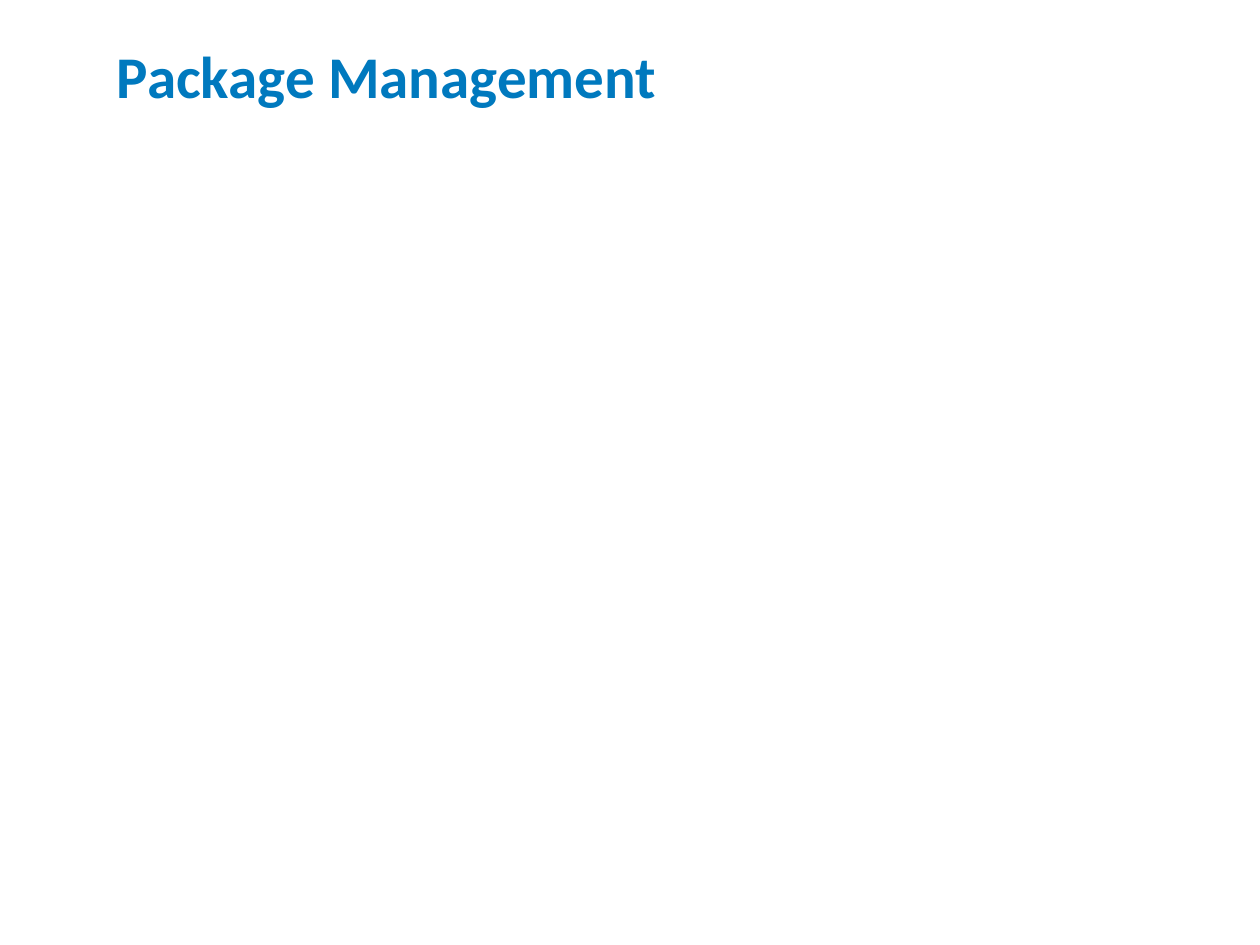
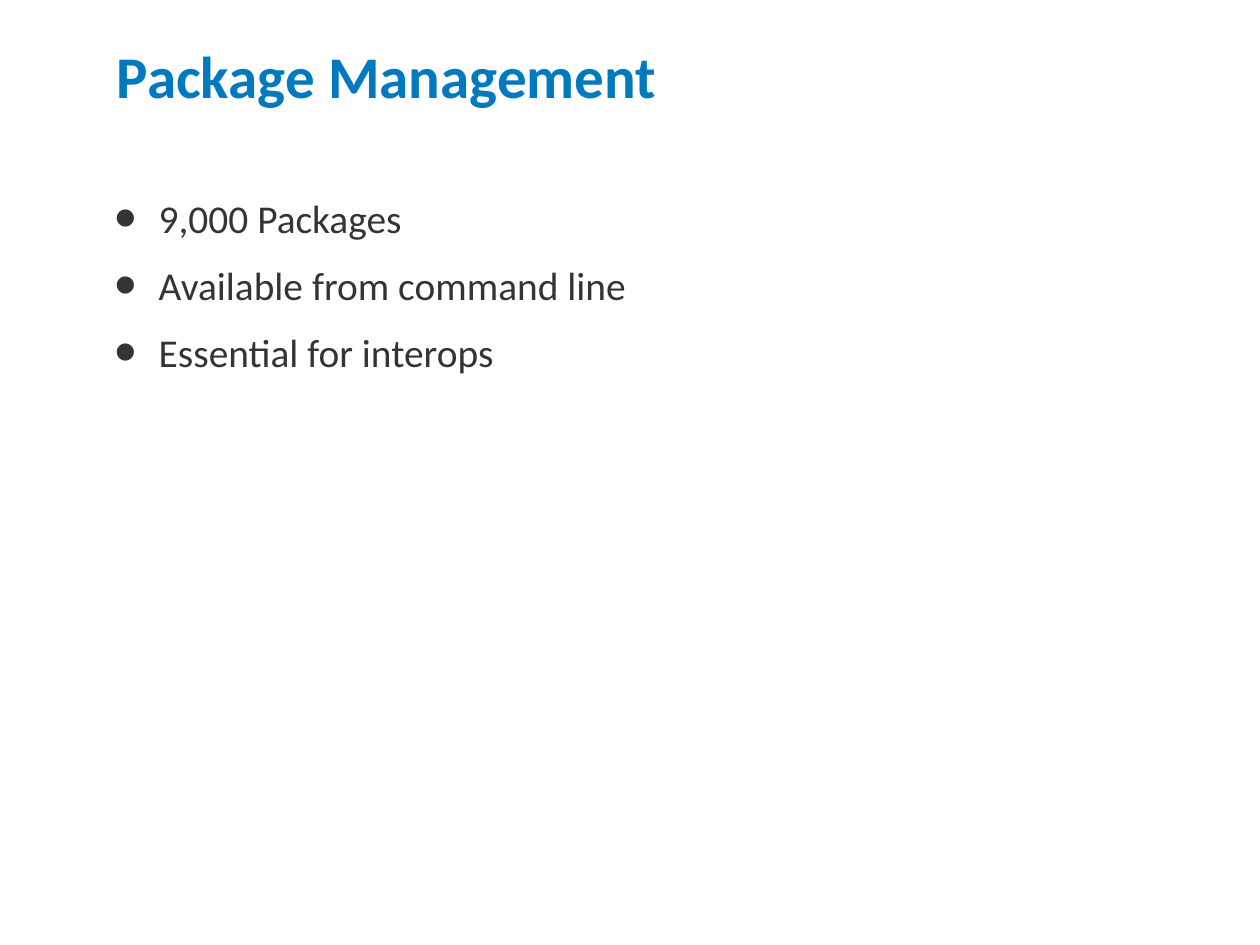
Before and after one commit to jdages/rDemo, a slide deck: slide 20 of R Demo.pptx (slide 14 before the commit). Drawn at 1260x945 pixels with LibreOffice and Linux fonts; fonts in the diff are those of the drawing. Boxes give left, top, right and bottom in pixels: in the first picture for what was removed or moved away, otherwise in the second. Text is boxed around its words. In the diff, an @@ line names an element or a change of style, - is before the commit and + after.

```diff
--- a/R Demo.pptx
+++ b/R Demo.pptx
@@ text added at box(159, 205, 625, 374), 32 pt, text #343434 @@
+• 9,000 Packages
+• Available from command line
+• Essential for interops
```
Also in this commit, not shown: 5 other slides changed, 9 slides added, 3 slides removed, 1 other file.
